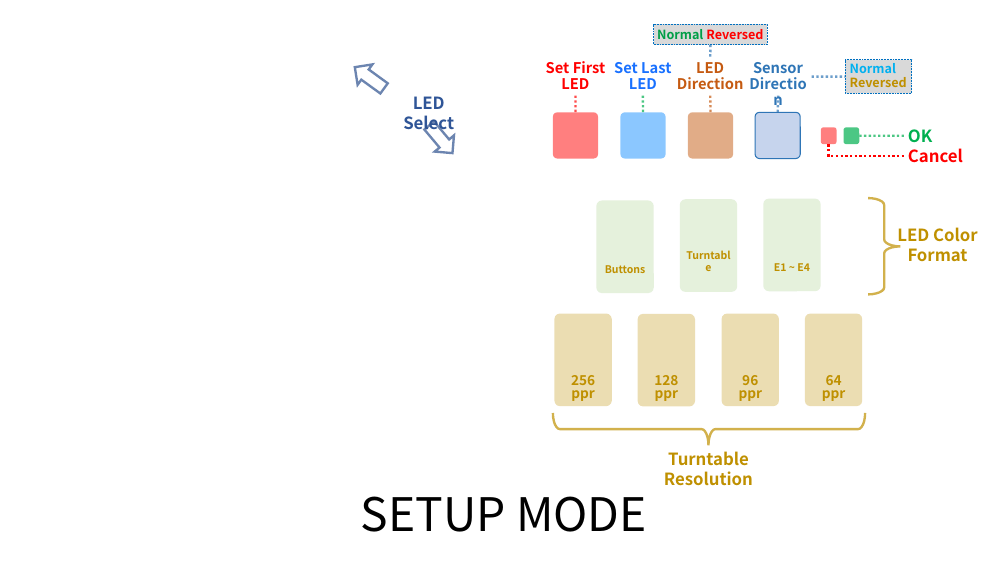
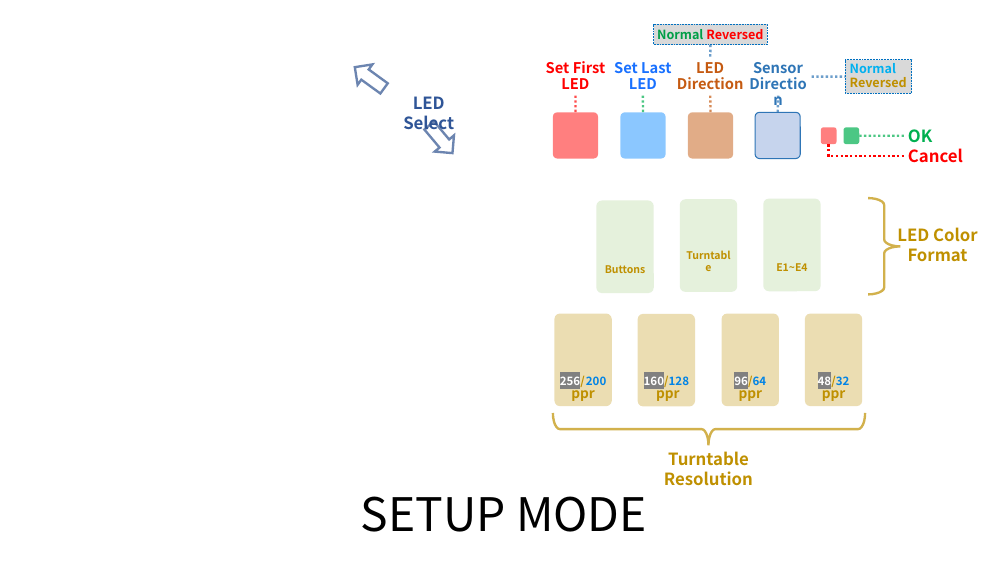
Before and after one commit to whowechina/iidx_pico, a slide deck: slide 5 of doc/Firmware_manual.pptx. Drawn at 1008x567 pixels with LibreOffice and Linux fonts; fonts in the diff are those of the drawing; background and template pictures are left out. Boxes give left, top, right and bottom in pixels: in the first picture for what was removed or moved away, otherwise in the second. Text is boxed around its words. In the diff, an @@ line names an element or a change of style, - is before the commit and + after.

```diff
--- a/doc/Firmware_manual.pptx
+++ b/doc/Firmware_manual.pptx
@@ text in rounded rectangle at [776, 263, 807, 271]: spaces changed @@
-E1 ~ E4
+E1~E4
@@ text in rounded rectangle at [560, 373, 607, 401]: text changed; size 13 to 11 pt @@
-256
-ppr
+256/200
+ppr
@@ text in rounded rectangle at [644, 373, 689, 401]: text changed; size 13 to 11 pt @@
-128 ppr
+160/128
+ppr
@@ text in rounded rectangle at [734, 373, 766, 401]: text changed; size 13 to 11 pt @@
-96
-ppr
+96/64
+ppr
@@ text in rounded rectangle at [818, 373, 850, 401]: text changed; size 13 to 11 pt @@
-64
-ppr
+48/32
+ppr
```
Also in this commit, not shown: 5 other files.
